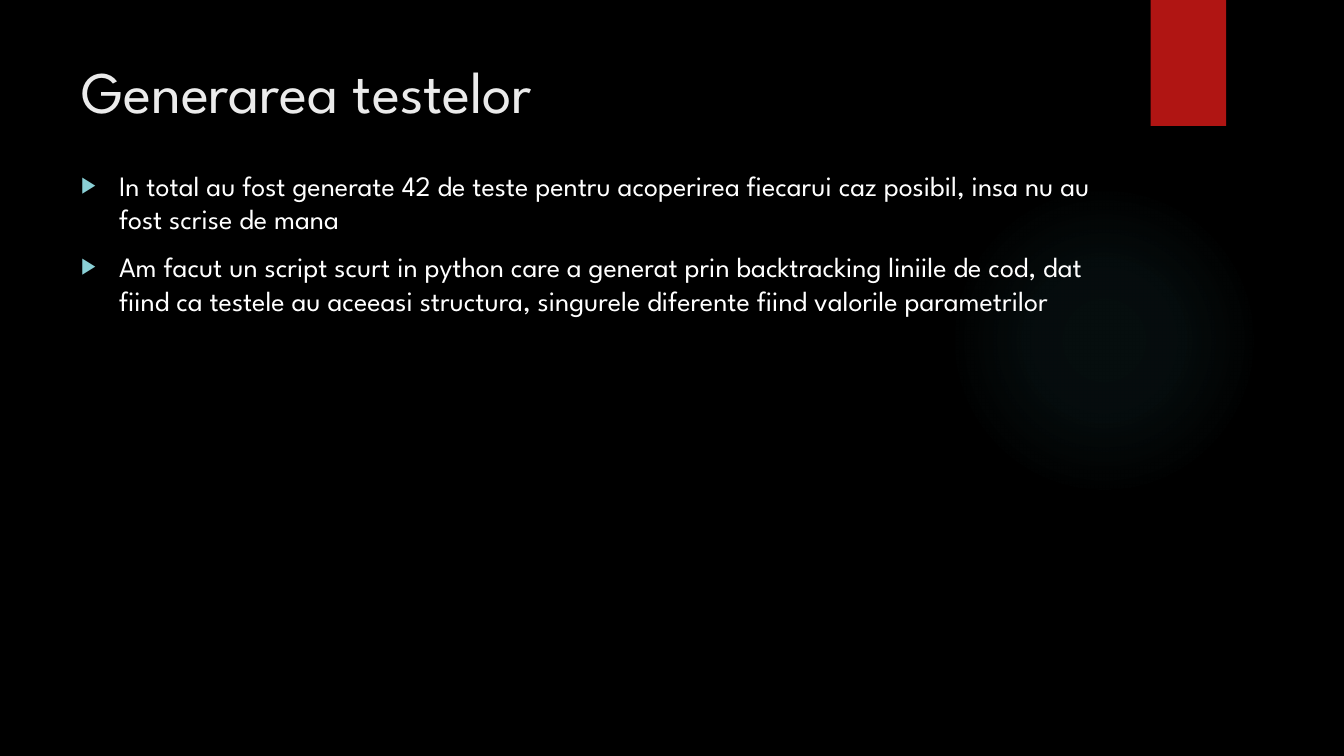
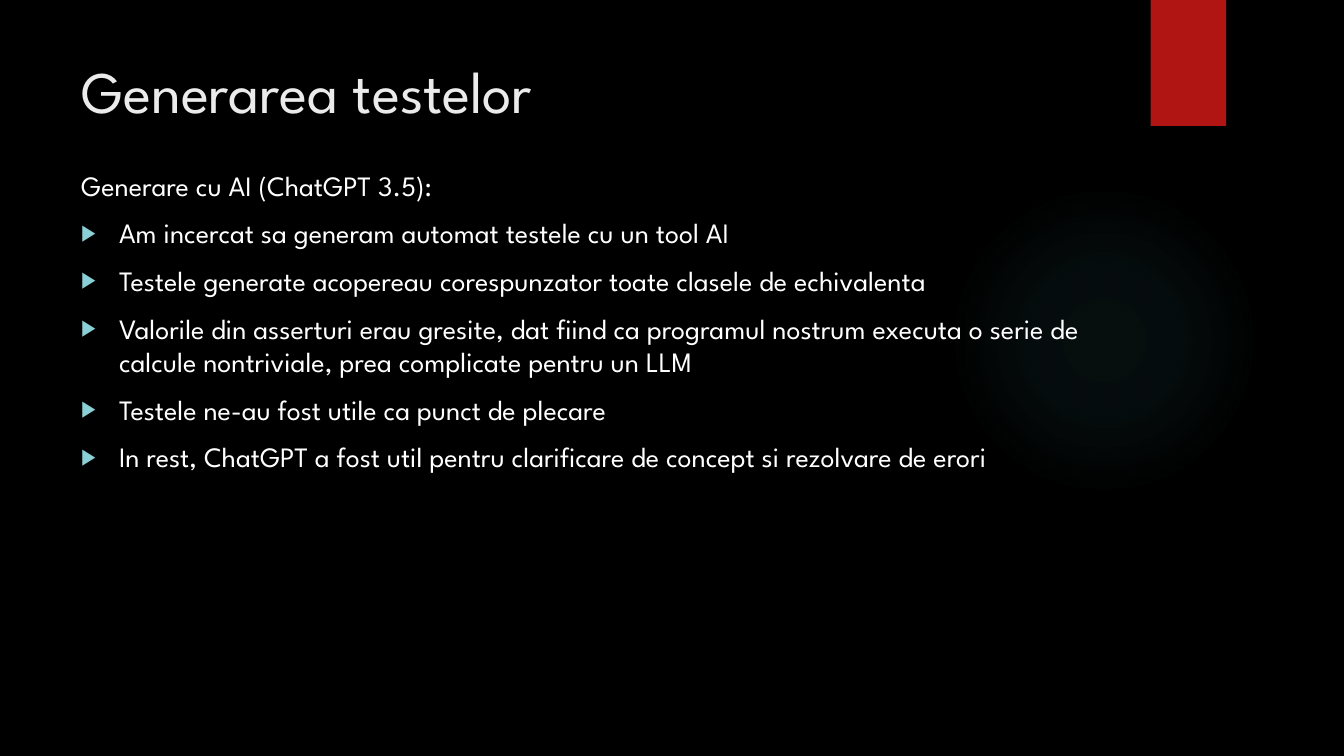
Before and after one commit to LiciuStefan/TSS, a slide deck: slide 10 of Testare_Unitara_Java.pptx. Drawn at 1344x756 pixels with LibreOffice and Linux fonts; fonts in the diff are those of the drawing; background and template pictures are left out. Boxes give left, top, right and bottom in pixels: in the first picture for what was removed or moved away, otherwise in the second. Text is boxed around its words. In the diff, an @@ line names an element or a change of style, - is before the commit and + after.

Commit message:
added AI report in presentation, fixed some spelling issues

```diff
--- a/Testare_Unitara_Java.pptx
+++ b/Testare_Unitara_Java.pptx
@@ text at (81, 176, 1078, 473): text changed @@
-▶ In total au fost generate 42 de teste pentru acoperirea fiecarui caz posibil, insa nu au fost scrise de mana
-▶ Am facut un script scurt in python care a generat prin backtracking liniile de cod, dat fiind ca testele au aceeasi structura, singurele diferente fiind valorile parametrilor
+Generare cu AI (ChatGPT 3.5):
+▶ Am incercat sa generam automat testele cu un tool AI
+▶ Testele generate acopereau corespunzator toate clasele de echivalenta
+▶ Valorile din asserturi erau gresite, dat fiind ca programul nostrum executa o serie de calcule nontriviale, prea complicate pentru un LLM
+▶ Testele ne-au fost utile ca punct de plecare
+▶ In rest, ChatGPT a fost util pentru clarificare de concept si rezolvare de erori
```
Also in this commit, not shown: 4 other slides changed, 2 slides added, 1 slide removed, 2 other files.
